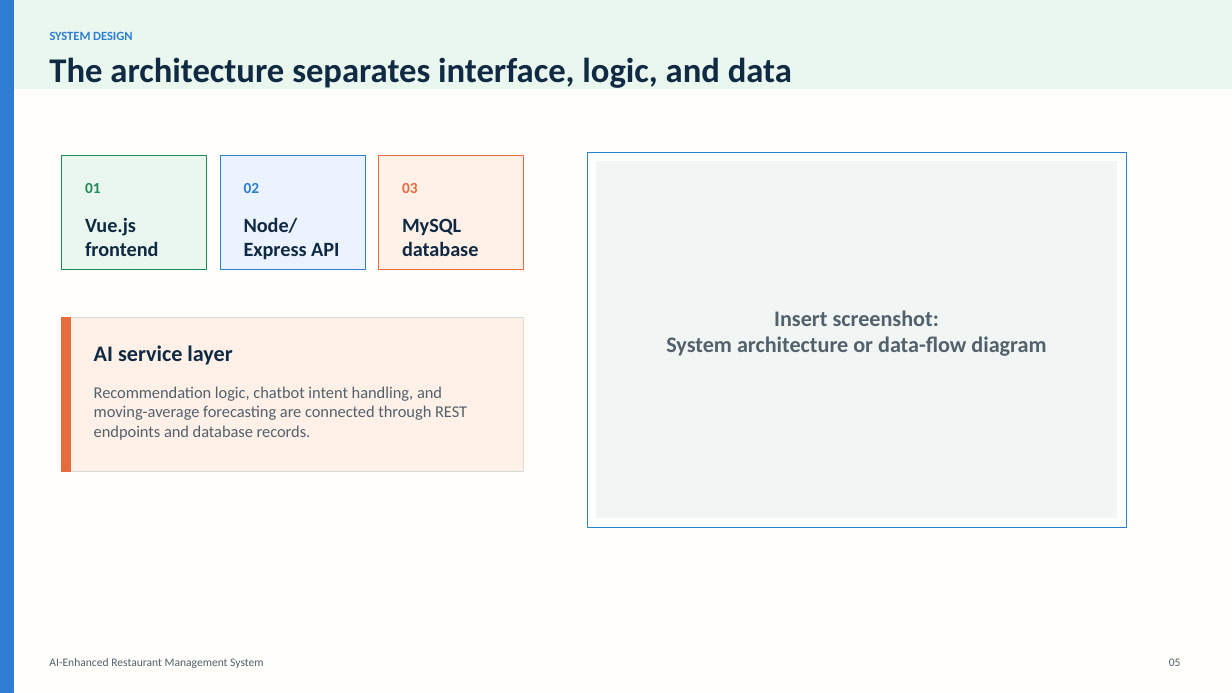
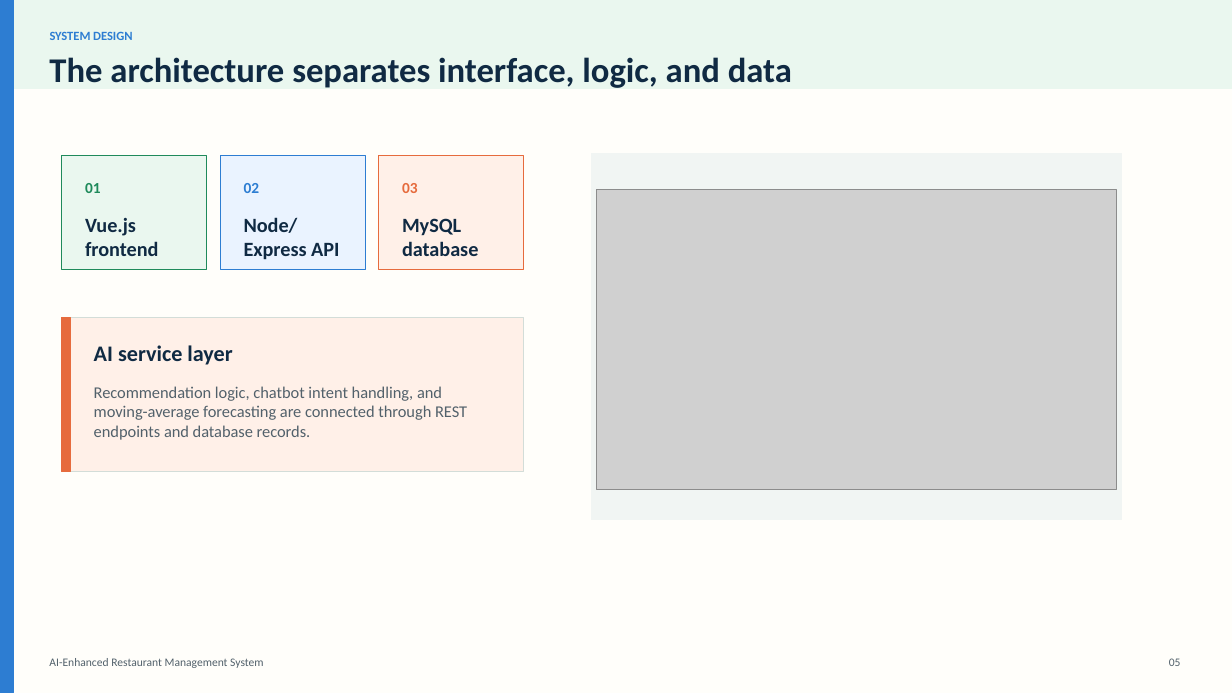
Before and after one commit to PaulElielk/restaurant-management-master, a slide deck: slide 5 of capstone_presentation_ai_restaurant_system_visual.pptx. Drawn at 1232x693 pixels with LibreOffice and Linux fonts; fonts in the diff are those of the drawing; grey boxes stand for pictures. Boxes give left, top, right and bottom in pixels: in the first picture for what was removed or moved away, otherwise in the second. Text is boxed around its words. In the diff, an @@ line names an element or a change of style, - is before the commit and + after.

```diff
--- a/capstone_presentation_ai_restaurant_system_visual.pptx
+++ b/capstone_presentation_ai_restaurant_system_visual.pptx
@@ rectangle removed at (x1=587, y1=152, x2=1126, y2=528) @@
@@ rectangle resized from (x1=597, y1=162, x2=1116, y2=518) to (x1=592, y1=154, x2=1122, y2=520) @@
@@ picture added at (x1=597, y1=190, x2=1116, y2=490) @@
@@ text removed at (x1=666, y1=310, x2=1046, y2=356) @@
-Insert screenshot:
-System architecture or data-flow diagram
```
Also in this commit, not shown: 9 other slides changed, 3 slides added, 2 slides removed, 17 other files.
